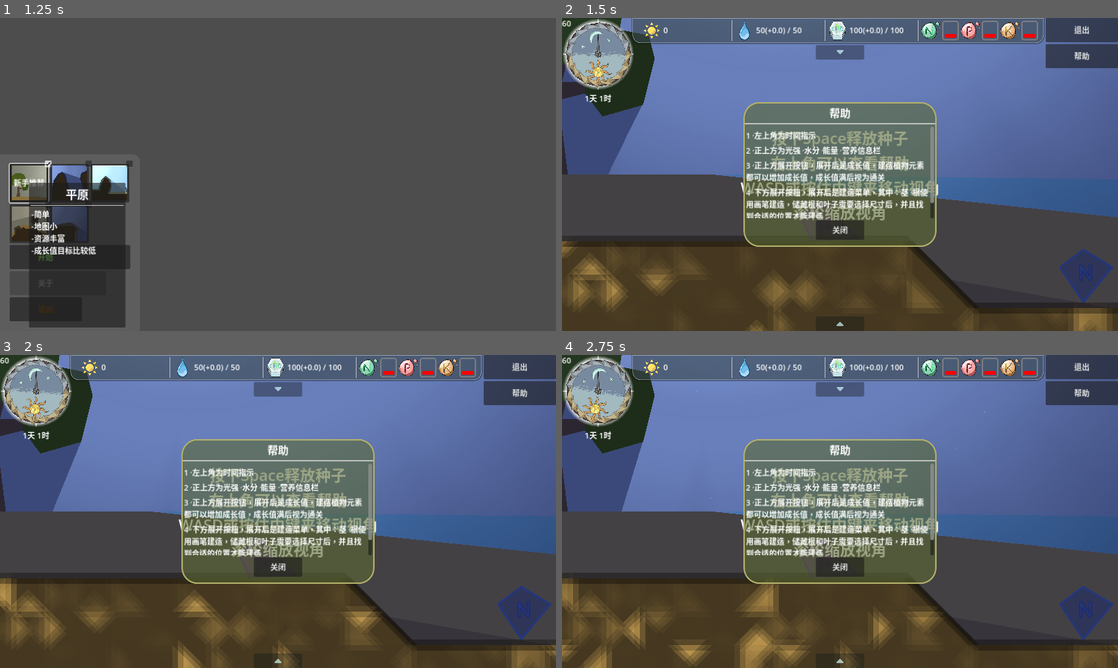
Above: before the commit, frames 1-4 (two rows, left to right).
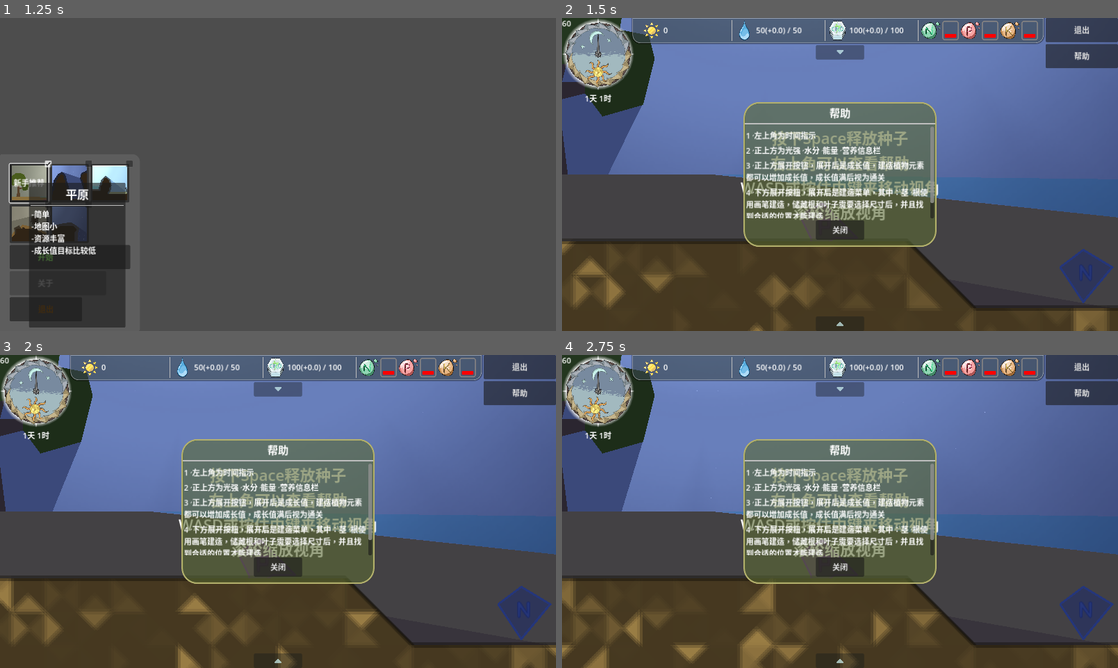
Above: after the commit, the same moments.

Repository: DeanNevan/RootsOfLife
Game: Godot game, scene res://src/main/MainMenu/MainMenu.tscn
Two runs of this game, one before a commit and one after it. Both use one fixed random seed, a clock stepped at 60 frames per second and the inputs below. The engine's default icon, where the game draws it, is replaced by a stand-in: a white triangle on a blue panel in a dark square.
Inputs (mouse positions are in pixels of both pictures, inside the frame that each line leads up to):
- Up to frame 1 (1.25 s): click (27, 183) at 0.52 s
- Up to frame 2 (1.5 s): click "开始" at 1.25 s
- Up to frame 3 (2 s): no input
- Up to frame 4 (2.75 s): tap Enter at 2 s; drag from (840, 511) to (634, 592) at 2.02 s

Frame 1 is identical in both runs. In frame 2, 0.8% of the frame differs, in the area x 0-100%, y 69-100%; in frame 3, 1.0%; in frame 4, 1.3%.

Commit message:
tweek

Diff:
--- a/src/main/MainGame/MainGame.tscn
+++ b/src/main/MainGame/MainGame.tscn
@@ -28,10 +28,10 @@
 corner_radius_bottom_right = 32
 corner_radius_bottom_left = 32
 
-[sub_resource type="LabelSettings" id="LabelSettings_axcp1"]
+[sub_resource type="LabelSettings" id="LabelSettings_8pxdm"]
 font_size = 22
 
-[sub_resource type="Shader" id="Shader_xde8x"]
+[sub_resource type="Shader" id="Shader_87g61"]
 code = "// NOTE: Shader automatically converted from Godot Engine 4.0.beta17's CanvasItemMaterial.
 
 shader_type canvas_item;
@@ -45,7 +45,7 @@
 void fragment() {
 	COLOR.a = 1.0;
 //	vec4 col = texture(TEXTURE, UV);
-	vec2 off = TEXTURE_PIXEL_SIZE * 8.0;
+	vec2 off = TEXTURE_PIXEL_SIZE * 4.0;
 	vec4 col = texture(TEXTURE, UV) +
 //	texture(TEXTURE, UV + off * vec2(1.0,1.0)) +
 //	texture(TEXTURE, UV - off * vec2(1.0,-1.0)) +
@@ -59,9 +59,9 @@
 	COLOR = col * color + col.a * color2;
 }"
 
-[sub_resource type="ShaderMaterial" id="ShaderMaterial_tnbn3"]
-shader = SubResource("Shader_xde8x")
-shader_parameter/color = Color(0.376471, 0.298039, 0.145098, 1)
+[sub_resource type="ShaderMaterial" id="ShaderMaterial_nj2ky"]
+shader = SubResource("Shader_87g61")
+shader_parameter/color = Color(0.27451, 0.223529, 0.117647, 1)
 shader_parameter/color2 = Color(0.227451, 0.184314, 0.105882, 1)
 
 [node name="MainGame" type="Node2D"]
@@ -214,7 +214,7 @@
 [node name="Node" type="CanvasLayer" parent="."]
 
 [node name="TextureRect" type="TextureRect" parent="Node"]
-material = SubResource("ShaderMaterial_tnbn3")
+material = SubResource("ShaderMaterial_nj2ky")
 anchors_preset = 15
 anchor_right = 1.0
 anchor_bottom = 1.0
--- a/src/main/MainGame/MainGameFX/FogParticle.tscn
+++ b/src/main/MainGame/MainGameFX/FogParticle.tscn
@@ -10,6 +10,7 @@
 z_index = 3
 z_as_relative = false
 emitting = false
+amount = 4
 one_shot = true
 explosiveness = 0.5
 fract_delta = false
@@ -17,8 +18,8 @@
 emission_points = PackedVector2Array(16, 16, 48, 16, 16, 48, 48, 48)
 emission_colors = PackedColorArray()
 scale_amount_min = 0.0
-scale_amount_max = 32.0
-scale_amount_curve = SubResource("Curve_yauo4")
+scale_amount_max = 24.0
+scale_amount_curve = SubResource("Curve_hs6ig")
 script = ExtResource("1_x1gne")
 
 [node name="Timer" type="Timer" parent="."]
Not shown: 7 places in src/main/MainGame/MainGame.tscn that only renumber resources
Not shown: 1 places in src/main/MainGame/MainGameFX/FogParticle.tscn that only renumber resources
